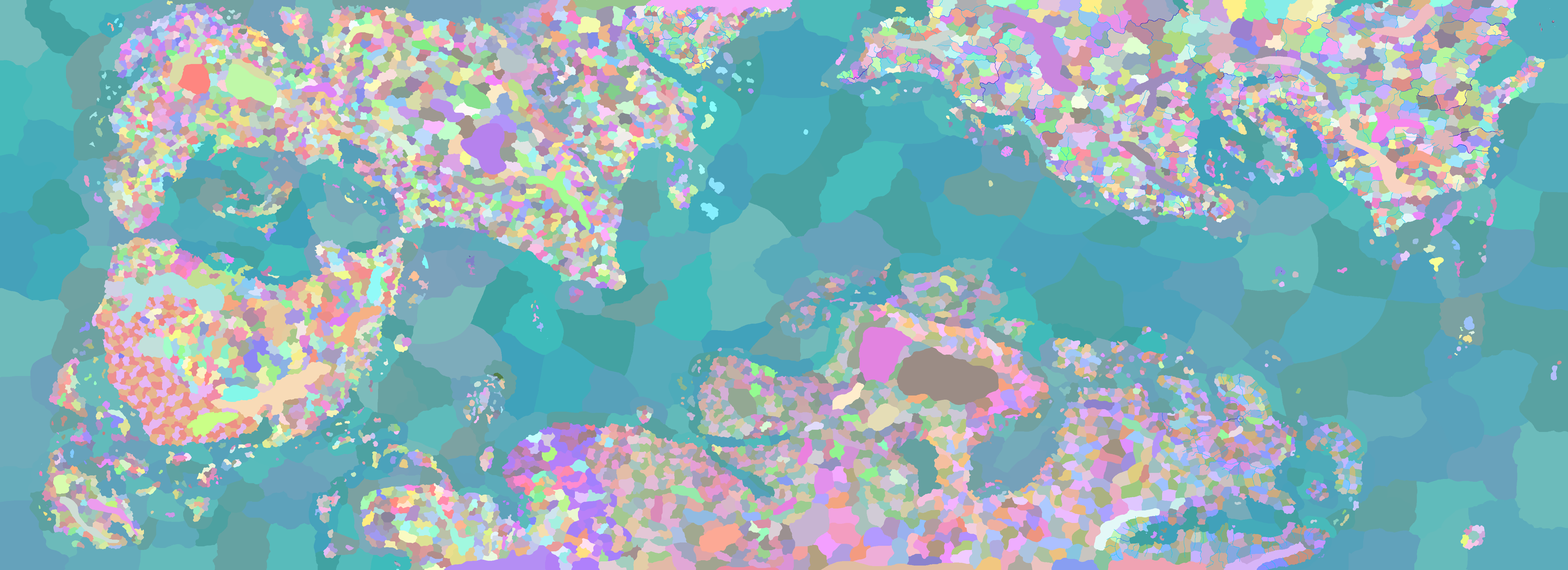
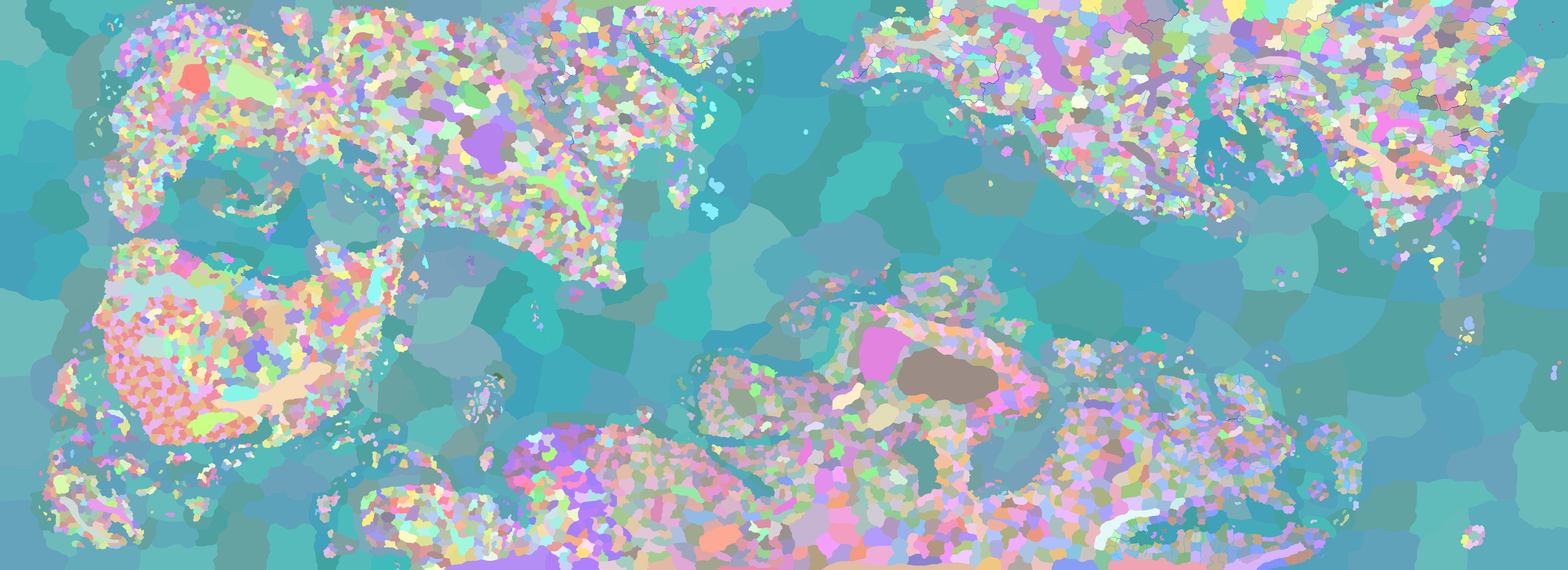
Revision of a layered (1568, 570) image; what changed, layer by layer:
painted on "River" over [498, 0, 697, 150]
